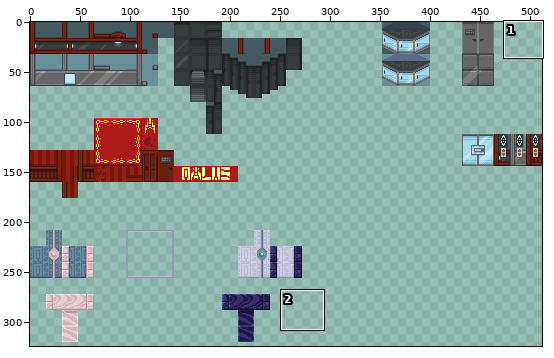
Sprite sheet -- Rooms/Area4/Assets/bg_malus_03.png. The picture above shows the old version from afar; the outline marks the close-up.
Close-up. First the earlier version:
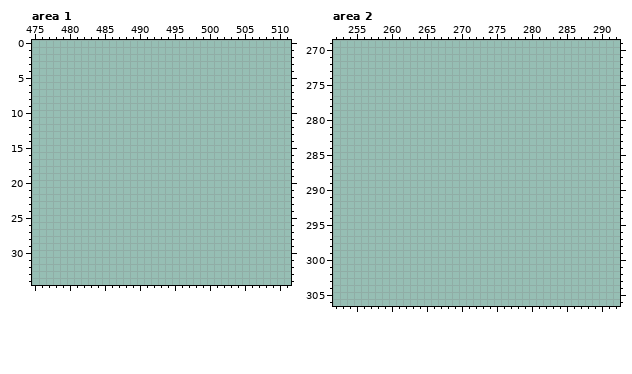
The file is 512x512 pixels. Pixels under 10% opacity are left out. Colours within 5 levels of each other are drawn and written as one. Shown: area 1: x 475..511, y 0..34; area 2: x 252..292, y 269..306. The wide view leaves out empty margins.
Now the later version:
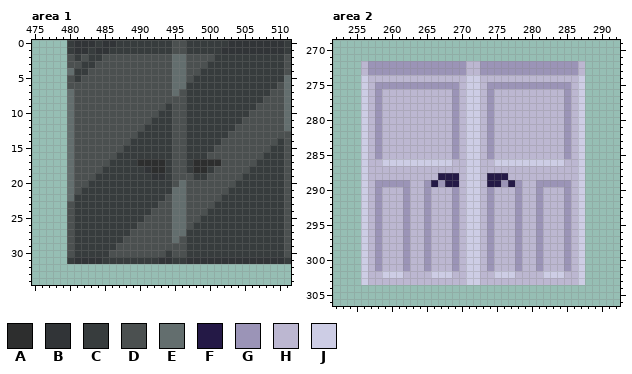
Palette (. is transparent): A #2d2e2e  B #313437  C #373c3d  D #4b5050  E #636e6e  F #241946  G #9b94b7  H #bcb7d1  J #cdcde5
The exact change:
Changed rows in their new state; - is an unchanged pixel.
Area 1:
first column x 480:
 0 CBBBCBBCCCCCCCCDDCCCCCCBBBBBBBBC
 1 CBBCBBCCCCCCCCCDDCCCCCBBBBBBBBBC
 2 DCDCCDDDDDDDDDDEEDDDDCCCCCCCCCCD
 3 DDCCDDDDDDDDDDDEEDDDCCCCCCCCCCCD
 4 ECCDDDDDDDDDDDDEEDDCCCCCCCCCCCCD
 5 DCDDDDDDDDDDDDDEEDCCCCCCCCCCCCCE
 6 DDDDDDDDDDDDDDDEECCCCCCCCCCCCCDE
 7 EDDDDDDDDDDDDDDEDCCCCCCCCCCCCDDE
 8 EDDDDDDDDDDDDDDDDCCCCCCCCCCCDDDE
 9 EDDDDDDDDDDDDDCDDCCCCCCCCCCDDDDE
10 EDDDDDDDDDDDDCCDDCCCCCCCCCDDDDDE
11 EDDDDDDDDDDDCCCDDCCCCCCCCDDDDDDE
12 EDDDDDDDDDDCCCCDDCCCCCCCDDDDDDDE
13 EDDDDDDDDDCCCCCDDCCCCCCDDDDDDDDD
14 EDDDDDDDDCCCCCCDDCCCCCDDDDDDDDCD
15 EDDDDDDDCCCCCCCDDCCCCDDDDDDDDCCD
16 EDDDDDDCCCCCCCCDDCCCDDDDDDDDCCCD
17 EDDDDDCCCCAAAACDDCAAAADDDDDCCCCD
18 EDDDDCCCCCCBAACDDCAACDDDDDCCCCCD
19 EDDDCCCCCCCCBBCDDDCCDDDDDCCCCCCD
20 EDDCCCCCCCCCCCCDEDDDDDDDCCCCCCCD
21 EDCCCCCCCCCCCCCEEDDDDDDCCCCCCCCD
22 ECCCCCCCCCCCCCDEEDDDDDCCCCCCCCCD
23 DCCCCCCCCCCCCDDEEDDDDCCCCCCCCCCD
24 DCCCCCCCCCCCDDDEEDDDCCCCCCCCCCCD
25 DCCCCCCCCCCDDDDEEDDCCCCCCCCCCCCD
26 DCCCCCCCCCDDDDDEEDCCCCCCCCCCCCCD
27 DCCCCCCCCDDDDDDEECCCCCCCCCCCCCCD
28 DCCCCCCCDDDDDDDEDCCCCCCCCCCCCCCD
29 DCCCCCCDDDDDDDDDDCCCCCCCCCCCCCCD
30 DCCCCCDDDDDDDDCDDCCCCCCCCCCCCCCD
31 CBBBBCCCCCCCCBBCCBBBBBBBBBBBBBBC
Area 2:
first column x 256:
272 HGGGGGGGGGGGGGGHHGGGGGGGGGGGGGGH
273 HGGGGGGGGGGGGGGHHGGGGGGGGGGGGGGH
274 JHHHHHHHHHHHHHHJJHHHHHHHHHHHHHHJ
275 JHGGGGGGGGGGGGHJJHGGGGGGGGGGGGHJ
276 JHGHHHHHHHHHHGHJJHGHHHHHHHHHHGHJ
277 JHGHHHHHHHHHHGHJJHGHHHHHHHHHHGHJ
278 JHGHHHHHHHHHHGHJJHGHHHHHHHHHHGHJ
279 JHGHHHHHHHHHHGHJJHGHHHHHHHHHHGHJ
280 JHGHHHHHHHHHHGHJJHGHHHHHHHHHHGHJ
281 JHGHHHHHHHHHHGHJJHGHHHHHHHHHHGHJ
282 JHGHHHHHHHHHHGHJJHGHHHHHHHHHHGHJ
283 JHGHHHHHHHHHHGHJJHGHHHHHHHHHHGHJ
284 JHGHHHHHHHHHHGHJJHGHHHHHHHHHHGHJ
285 JHGHHHHHHHHHHGHJJHGHHHHHHHHHHGHJ
286 JHHJJJJJJJJJJHHJJHHJJJJJJJJJJHHJ
287 JHHHHHHHHHHHHHHJJHHHHHHHHHHHHHHJ
288 JHHHHHHHHHHFFFHJJHFFFHHHHHHHHHHJ
289 JHGGGGGHHGFGFFHJJHFFGFGHHGGGGGHJ
290 JHGHHHGHHGHHHGHJJHGHHHGHHGHHHGHJ
291 JHGHHHGHHGHHHGHJJHGHHHGHHGHHHGHJ
292 JHGHHHGHHGHHHGHJJHGHHHGHHGHHHGHJ
293 JHGHHHGHHGHHHGHJJHGHHHGHHGHHHGHJ
294 JHGHHHGHHGHHHGHJJHGHHHGHHGHHHGHJ
295 JHGHHHGHHGHHHGHJJHGHHHGHHGHHHGHJ
296 JHGHHHGHHGHHHGHJJHGHHHGHHGHHHGHJ
297 JHGHHHGHHGHHHGHJJHGHHHGHHGHHHGHJ
298 JHGHHHGHHGHHHGHJJHGHHHGHHGHHHGHJ
299 JHGHHHGHHGHHHGHJJHGHHHGHHGHHHGHJ
300 JHGHHHGHHGHHHGHJJHGHHHGHHGHHHGHJ
301 JHGHHHGHHGHHHGHJJHGHHHGHHGHHHGHJ
302 JHHJJJHHHHJJJHHJJHHJJJHHHHJJJHHJ
303 JHHHHHHHHHHHHHHJJHHHHHHHHHHHHHHJ
Pixel boxes of the changes (left, top, right, bottom) in both close-ups:
added: (67, 40, 291, 264)
added: (361, 61, 585, 285)
